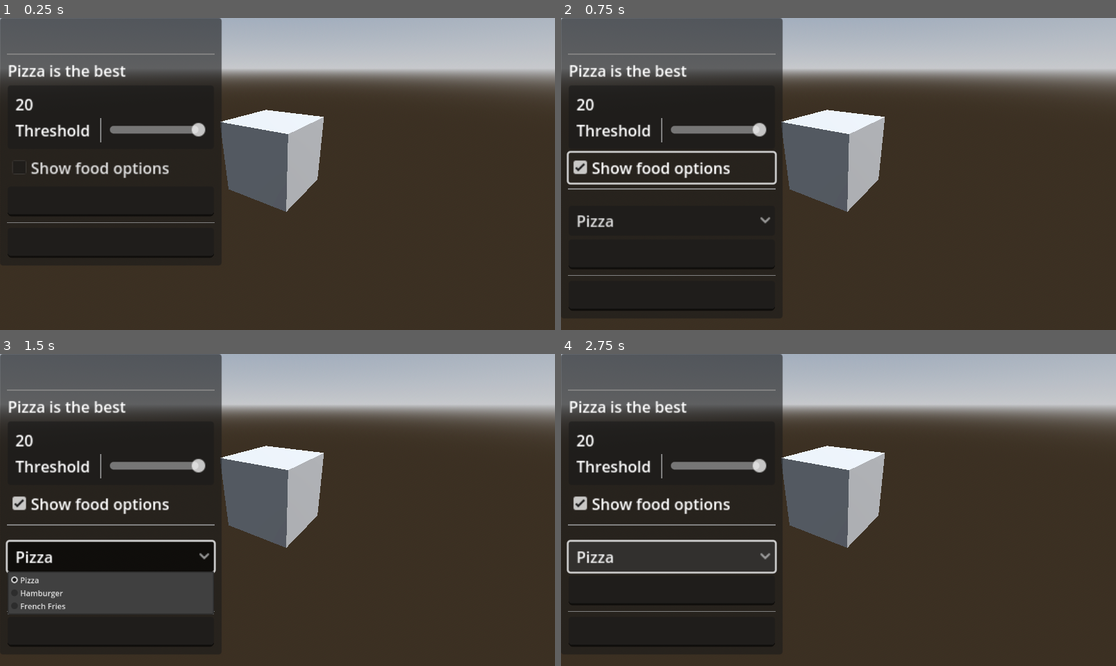
Above: before the commit, frames 1-4 (two rows, left to right).
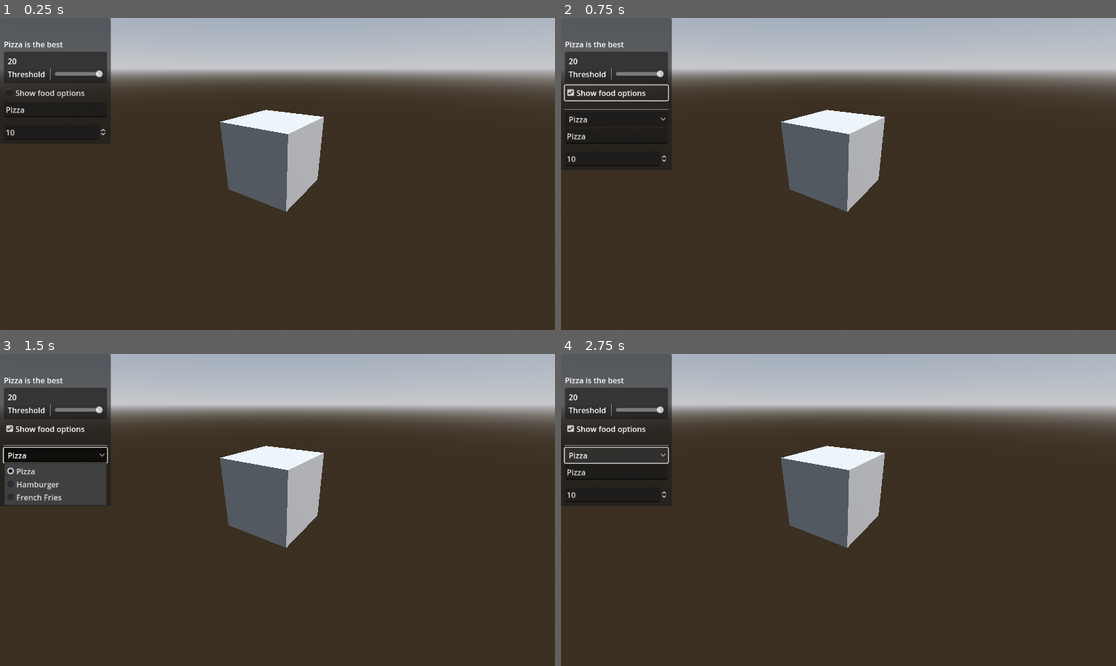
Above: after the commit, the same moments.

Repository: VojtaStruhar/godot-gdgui
Game: Godot game, scene res://test_world.tscn
Two runs of this game, one before a commit and one after it. Both use one fixed random seed, a clock stepped at 60 frames per second and the inputs below. The project has no main scene, so this scene is started directly.
Inputs:
- Up to frame 1 (0.25 s): no input
- Up to frame 2 (0.75 s): click "Show food options" at 0.5 s
- Up to frame 3 (1.5 s): click "Pizza" at 1.25 s
- Up to frame 4 (2.75 s): click "Pizza" at 2 s

The runs differ from the first frame. In frame 1, 18% of the frame differs, in the area x 0-40%, y 0-78%; in frame 2, 23%; in frame 3, 25%, in the area x 0-40%, y 0-94%; in frame 4, 19%.

Commit message:
Added SpinBox for numeric field input.

Diff:
--- a/GDGui/gdgui.gd
+++ b/GDGui/gdgui.gd
@@ -20,6 +20,7 @@
 var __slider_drags:      Dictionary = {}
 var __dropdown_selects:  Dictionary = {}
 var __textfield_changes: Dictionary = {}
+var __spinbox_changes:   Dictionary = {}
 
 
 func _ready() -> void:
@@ -93,7 +94,7 @@
 	return __checkbox_toggles[id] if id in __checkbox_toggles else default_value
 
 
-## Creates a [HSlider].
+## Creates a [HSlider] for numeric input. Also see [method numberfield]
 func slider(value: float, min_value: float = 0, max_value: float = 100, step: float = 0) -> float:
 	var current = _get_current_element()
 	var id = str(_call_count_stack)
@@ -183,6 +184,7 @@
 	_increase_call_count()
 
 
+## Creates a [LineEdit].
 func textfield(text: String, placeholder: String = "") -> String:
 	var current = _get_current_element()
 	var id = str(_call_count_stack)
@@ -202,6 +204,47 @@
 
 	_increase_call_count()
 	return __textfield_changes[id] if id in __textfield_changes else text
+
+
+## Creates a [SpinBox] for number input. The step param refers to
+## [member SpinBox.custom_arrow_step]. The number is rounded to 3 decimal places
+## ([member SpinBox.step] = 0.001).
+## [br]
+## Also see [method slider].
+func numberfield(value: int, min_value: int = 0, max_value: int = 0, step: int = 0,
+				allow_bigger_smaller: bool = false) -> int:
+	var current = _get_current_element()
+	var id = str(_call_count_stack)
+
+	if current is SpinBox:
+		current.set_value_no_signal(value)
+		current.max_value = max_value
+		current.min_value = min_value
+		current.custom_arrow_step = step
+		current.allow_greater = allow_bigger_smaller
+		current.allow_lesser = allow_bigger_smaller
+	else:
+		if current != null:
+			_remove_current_element()
+
+		var spinbox = SpinBox.new()
+		spinbox.set_value_no_signal(value)
+		spinbox.max_value = max_value
+		spinbox.min_value = min_value
+		spinbox.custom_arrow_step = step
+
+		spinbox.allow_greater = allow_bigger_smaller
+		spinbox.allow_lesser = allow_bigger_smaller
+		spinbox.update_on_text_changed = true
+		spinbox.step = 0.001
+
+		spinbox.value_changed.connect(func (new_val):
+			print("spinbox changed", new_val)
+			__spinbox_changes[id] = new_val)
+		_add_element(spinbox)
+
+	_increase_call_count()
+	return __spinbox_changes[id] if id in __spinbox_changes else value
 
 
 ## Places a separator automatically according to the current parent container node -
--- a/test_world.gd
+++ b/test_world.gd
@@ -4,6 +4,7 @@
 
 var lesgo = false
 var numeric: float = 20
+var number2 = 10
 var title = ""
 
 var options = ["Pizza", "Hamburger", "French Fries"]
@@ -34,10 +35,9 @@
 
 		selected_option = gui.dropdown(selected_option, options)
 
-	#options[0] = gui.textfield(options[0])
-	title = gui.textfield(title)
-	gui.separator()
-	title = gui.textfield(title)
+	options[0] = gui.textfield(options[0])
+	gui.space()
+	number2 = gui.numberfield(number2, 0, 20, 0.5, true)
 
 func _process(_delta: float) -> void:
 	gdgui()
--- a/test_world.tscn
+++ b/test_world.tscn
@@ -37,9 +37,12 @@
 
 [node name="CanvasLayer" type="CanvasLayer" parent="."]
 
-[node name="GDGui" type="Container" parent="CanvasLayer"]
+[node name="HBoxContainer" type="HBoxContainer" parent="CanvasLayer"]
+offset_right = 40.0
+offset_bottom = 40.0
+
+[node name="GDGui" type="Container" parent="CanvasLayer/HBoxContainer"]
 unique_name_in_owner = true
-offset_bottom = 40.0
-scale = Vector2(2, 2)
+layout_mode = 2
 theme = ExtResource("2_4st0a")
 script = ExtResource("1_nkrm8")
